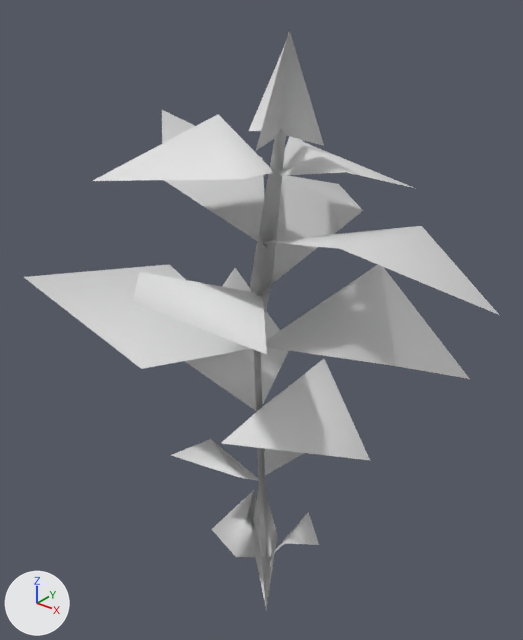
What one commit did to the FBX model Assets/NatureManufacture Assets/Advanced Foliage Pack/Unity grass/Unity Grass Models/unity_grass_nettle_01_0.fbx.
Rendered twice from a camera (50 mm lens) standing at (0.418, -0.529, 0.711) and looking at (-0.012, 0.008, 0.378). Every picture has the same lights, and +X, +Y and +Z are marked at lower left. Where no turn or scale is listed for an object, it has been applied to the vertices.

Names of what the first picture shows: 'unity_grass_nettle_01_0'.
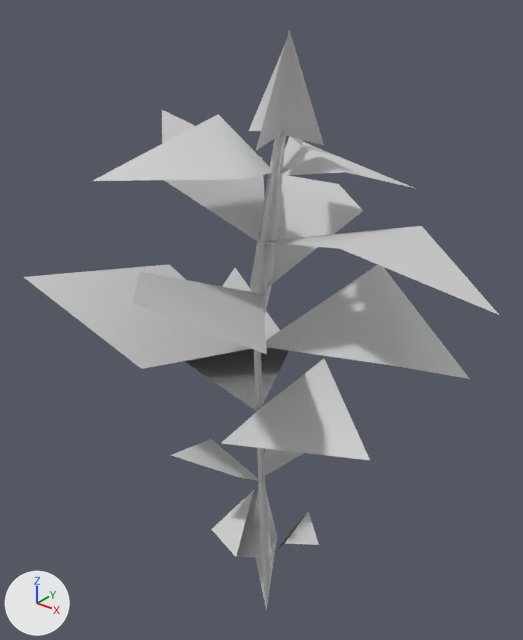
Where the newer file only moved an object's origin or applied its transform, the numbers keep the older frame.

Location of each change, [x1, y1, x2, y2] in pixels of the pictures (523 x 640 px; the box of a moved part takes in the faces that stretch with it):
'unity_grass_nettle_01_0', recoloured, surface changed (white to grey): [46, 30, 495, 608] in both
part 1 of me_plane_009, moved or reshaped: [222, 268, 280, 348] in both
part 2 of me_plane_009, moved or reshaped: [236, 492, 305, 560] in both

Diff of the bpy script that builds the scene:
```diff
--- a/Assets/NatureManufacture Assets/Advanced Foliage Pack/Unity grass/Unity Grass Models/unity_grass_nettle_01_0.fbx.py
+++ b/Assets/NatureManufacture Assets/Advanced Foliage Pack/Unity grass/Unity Grass Models/unity_grass_nettle_01_0.fbx.py
@@ mat_m_nettle_01 @@
 mat_m_nettle_01 = principled_material('M_nettle_01')
-mat_m_nettle_01.base_color = (0.8, 0.8, 0.8)  # white #e7e7e7
+mat_m_nettle_01.base_color = (0.64, 0.64, 0.64)  # light grey #d1d1d1
 mat_m_nettle_01.roughness = 0.69
@@ me_plane_009 @@
 me_plane_009.from_pydata(...)  # 86 vertices, 42 faces; spans x -0.203..0.243, y -0.255..0.245, z -0.033..0.666
 # used by ob_unity_grass_nettle_01_0; location = (0.0, 0.0, 0.0)
 # verts and faces of me_plane_009; kept vertices keep their numbers, new ones are numbered from 86
 # before: 45 (-0.147, 0.01, 0.289), 74 (-0.056, 0.123, 0.284), 76 (-0.159, 0.137, 0.36) at pixel (235, 267)
 # before: 47 (-0.001, 0.004, 0.058) at pixel (266, 557), 48 (-0.001, 0.003, 0.053) at pixel (265, 560), 79 (-0.042, 0.031, 0.124) at pixel (253, 489), 81 (-0.002, -0.051, 0.099) at pixel (236, 557), 82 (0.033, -0.005, 0.106) at pixel (284, 543)
 # before: 84 (0.023, 0.057, 0.106) at pixel (308, 511)
+# me_plane_009 part 1
+delete_faces([(45, 74, 76)])
+faces += [(45, 76, 74)]
+# me_plane_009 part 2
+delete_faces([(47, 79, 81), (48, 82, 84)])
+faces += [(47, 81, 79), (48, 84, 82)]
+# me_plane_009 part 3: the surface is now shaded flat
 me_plane_009.materials.append(mat_m_nettle_01)
```
